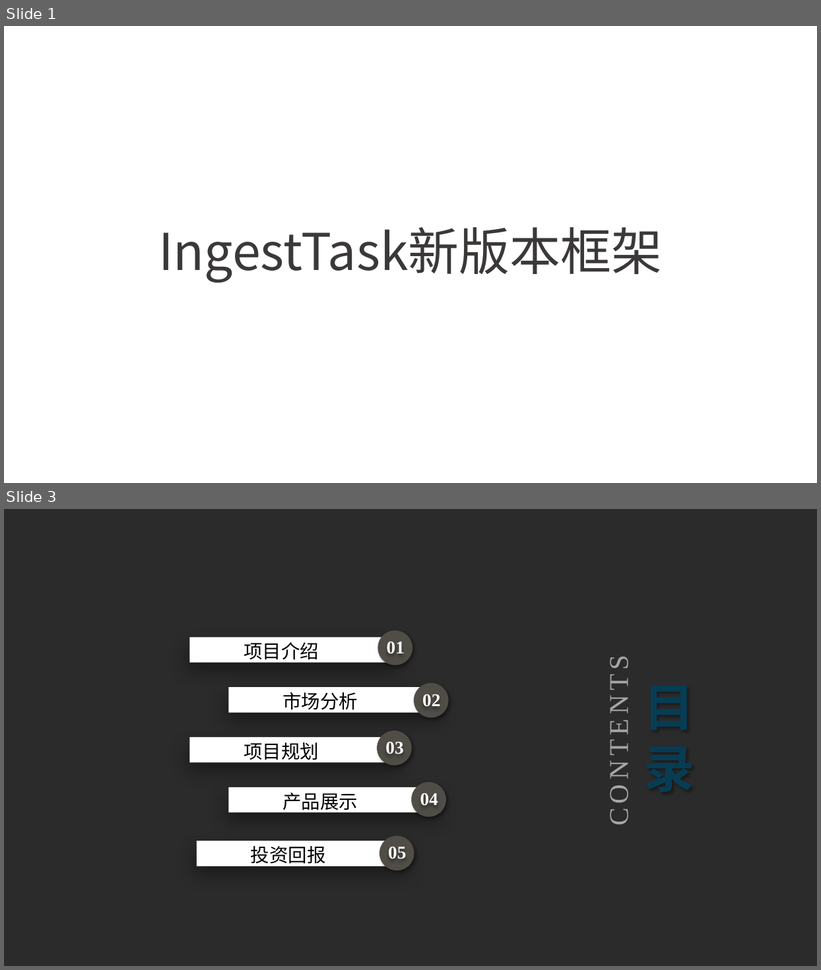
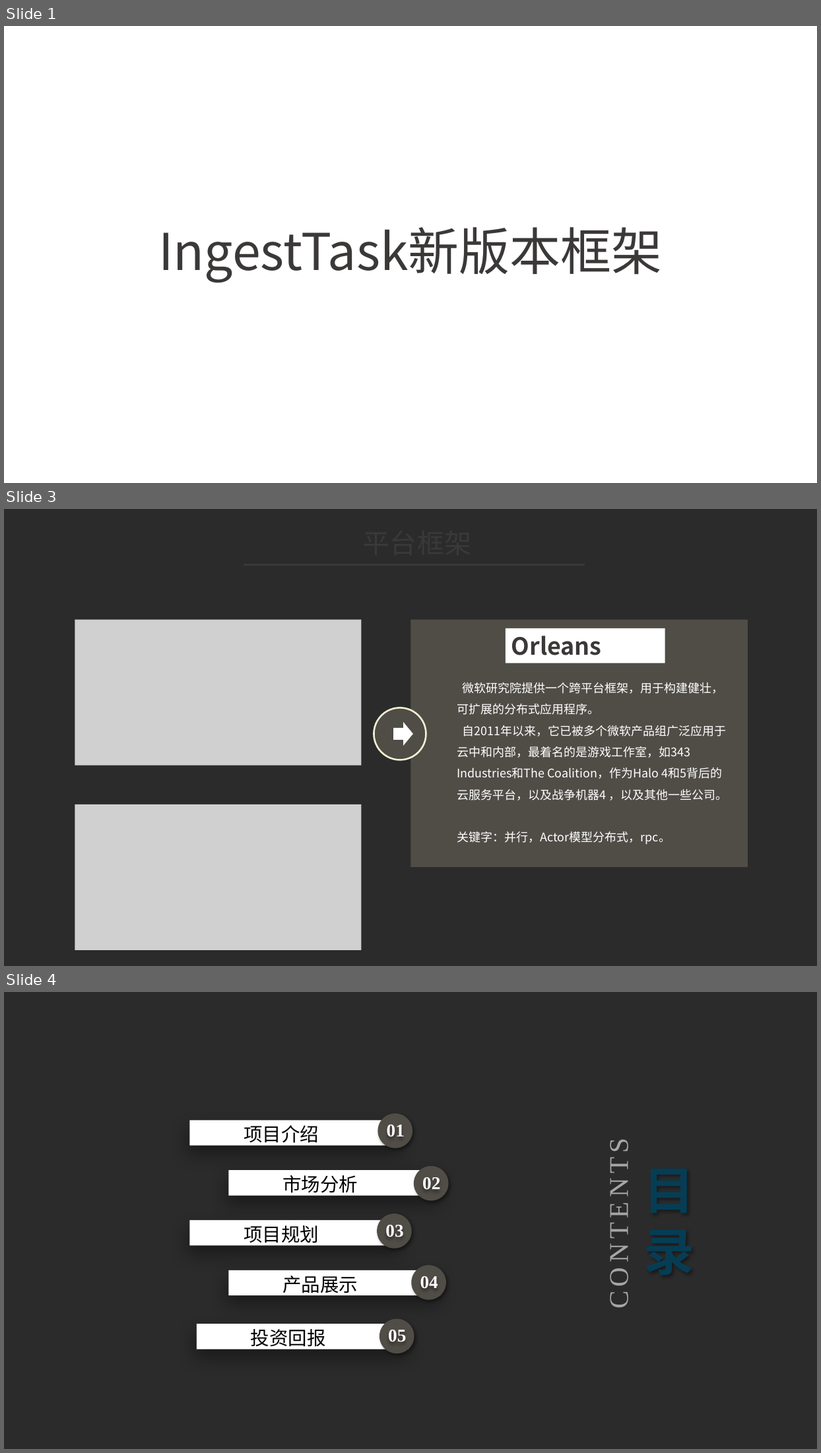
Before and after one commit to xuecat/IngestTask, a slide deck: ingesttask.pptx. Shown one above the other, each under a label of ours: slides 1 and 3 before the commit, slides 1, 3 and 4 after it; the slides between them are not shown. The pictures are 821x970 and 821x1453 pixels, drawn with LibreOffice and Linux fonts; fonts in the diff are those of the drawing; grey boxes stand for pictures; background and template pictures are left out; a plain dark background stands for a picture behind light text. Boxes give left, top, right and bottom in pixels: in the first picture for what was removed or moved away, otherwise in the second. Text is boxed around its words. In the diff, an @@ line names an element or a change of style, - is before the commit and + after.

```diff
--- a/ingesttask.pptx
+++ b/ingesttask.pptx
@@ slide 3 added at (4,509,817,966), background picture (left out) @@
@@ line added from (243, 565) to (585, 565), #3B3838 2 pt @@
@@ picture added at (75,619,362,765) @@
@@ rectangle added at (411,619,748,867), fill #504D47 @@
@@ rectangle added at (506,628,665,663), fill #FFFFFF, 28 pt, text #3B3838, bold @@
+Orleans
@@ text added at (457,683,727,844), 14 pt, text #FFFFFF @@
+微软研究院提供一个跨平台框架，用于构建健壮，可扩展的分布式应用程序。
+自2011年以来，它已被多个微软产品组广泛应用于云中和内部，最着名的是游戏工作室，如343 Industries和The Coalition，作为Halo 4和5背后的云服务平台，以及战争机器4 ，以及其他一些公司。
+关键字：并行，Actor模型分布式，rpc。
@@ ellipse added at (374,708,426,760), fill #504D47, outline #F4F0D2 2 pt @@
@@ right arrow added at (394,722,413,746), fill #FFFFFF @@
@@ picture added at (75,805,362,951) @@
@@ text added at (457,789,606,801), 32 pt, text #3B3838 @@
+平台框架
@@ what was slide 3 is now slide 4 @@
```
Also in this commit, not shown: 2 slides changed, 1 slide removed, 2 other files.
